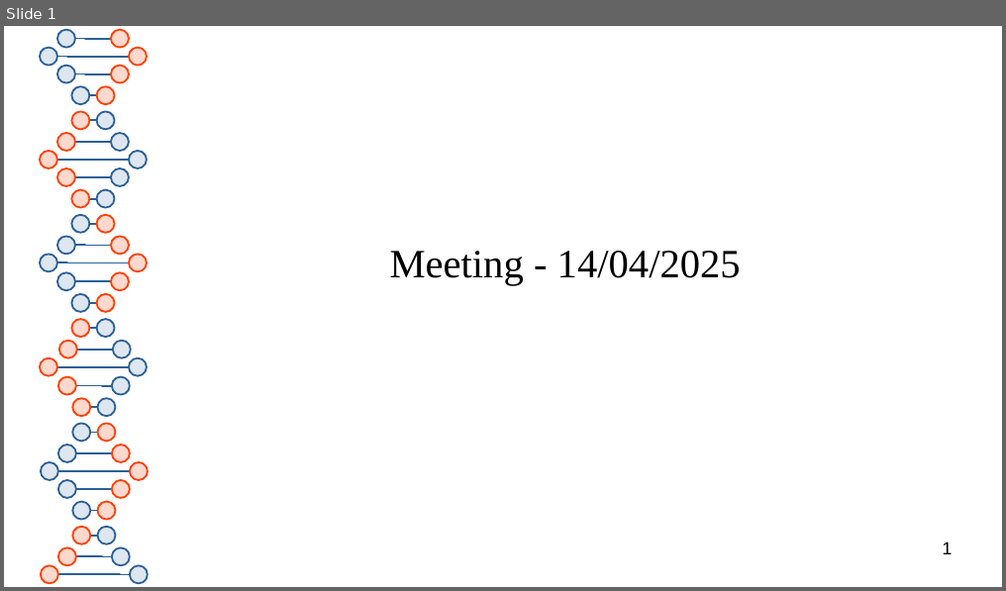
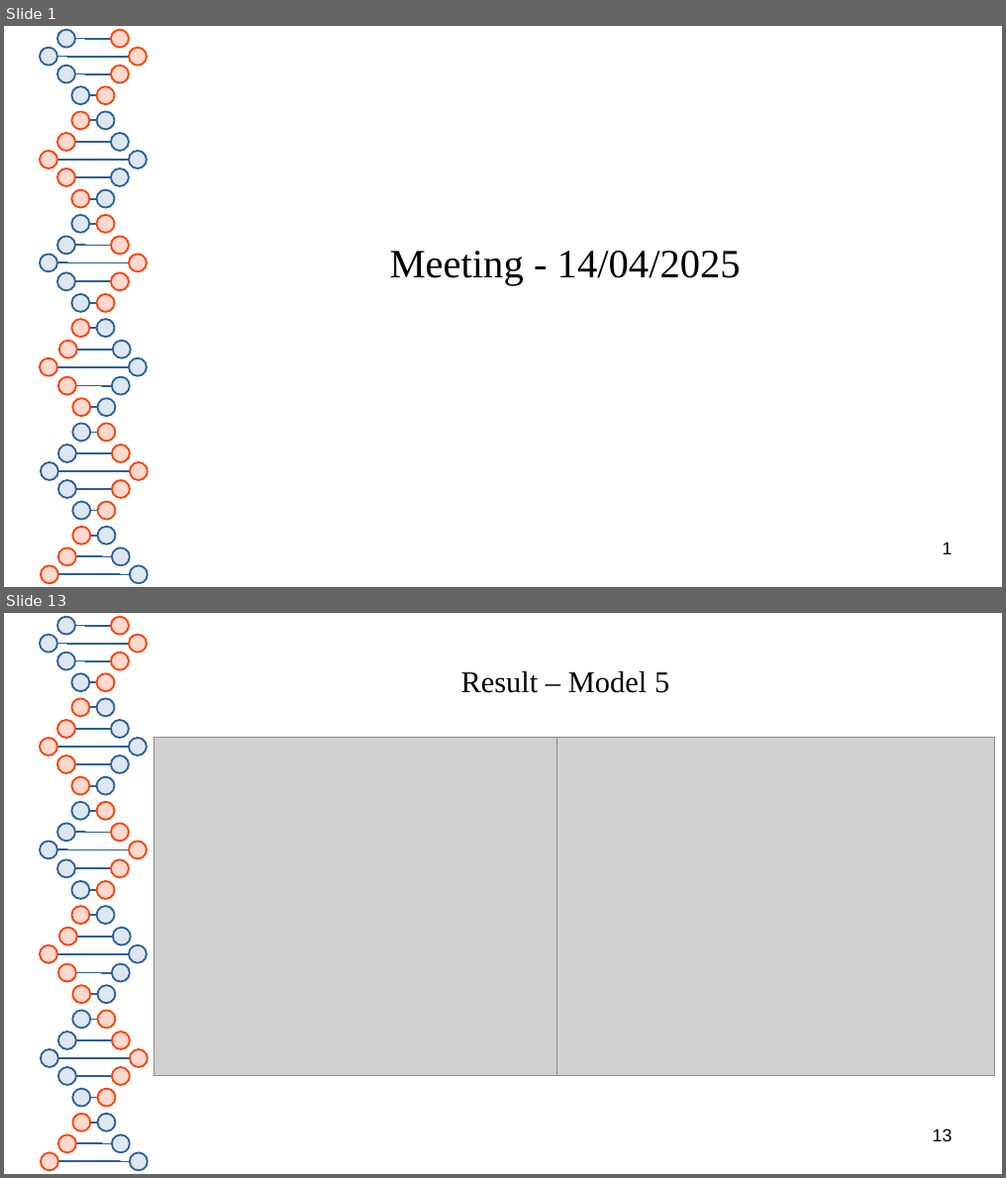
Before and after one commit to thash-jkr/Schrodinger-PINN, a slide deck: meeting/presentation-8_14-04-2025.odp. Shown one above the other, each under a label of ours: slide 1 before the commit, slides 1 and 13 after it; the slides between them are not shown. The pictures are 1006x591 and 1006x1178 pixels, drawn with LibreOffice and Linux fonts; fonts in the diff are those of the drawing; grey boxes stand for pictures. Boxes give left, top, right and bottom in pixels: in the first picture for what was removed or moved away, otherwise in the second. Text is boxed around its words. In the diff, an @@ line names an element or a change of style, - is before the commit and + after.

```diff
--- a/meeting/presentation-8_14-04-2025.odp
+++ b/meeting/presentation-8_14-04-2025.odp
@@ slide 13 added at (x1=4, y1=613, x2=1002, y2=1174), background #FFFFFF; not listed: 81 template elements that a slide beside it also shows @@
@@ title added at (x1=461, y1=671, x2=669, y2=693), 24 pt, text #050505 @@
+Result – Model 5
@@ picture added at (x1=153, y1=738, x2=574, y2=1076) @@
@@ picture added at (x1=557, y1=738, x2=995, y2=1076) @@
@@ page number added at (x1=933, y1=1129, x2=952, y2=1142), 14 pt, text #000000 @@
+13
```
Also in this commit, not shown: 3 slides changed, 14 other slides added, 5 slides removed, 1 other file.
